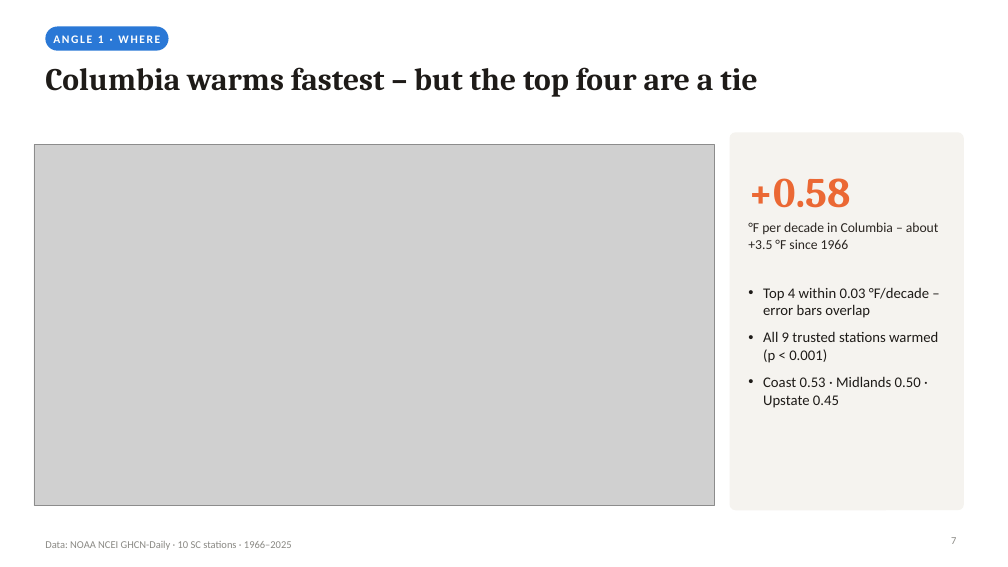
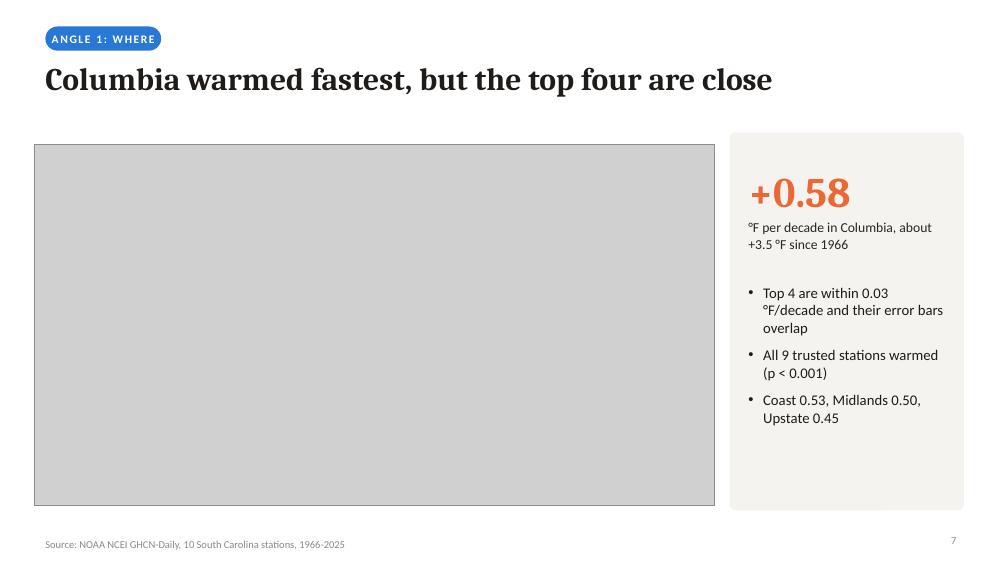
Before and after one commit to GITGUD360/P1-data-analysis-and-visualization, a slide deck: slide 7 of presentation/SC_Climate_Presentation.pptx. Drawn at 1008x567 pixels with LibreOffice and Linux fonts; fonts in the diff are those of the drawing; grey boxes stand for pictures. Boxes give left, top, right and bottom in pixels: in the first picture for what was removed or moved away, otherwise in the second. Text is boxed around its words. In the diff, an @@ line names an element or a change of style, - is before the commit and + after.

```diff
--- a/presentation/SC_Climate_Presentation.pptx
+++ b/presentation/SC_Climate_Presentation.pptx
@@ rounded rectangle: place and size @@
-rounded rectangle at [45, 26, 169, 51]
+rounded rectangle at [45, 26, 161, 51]
@@ text at [52, 35, 155, 43]: text changed @@
-ANGLE 1 · WHERE
+ANGLE 1: WHERE
@@ title at [45, 67, 773, 97]: text changed @@
-Columbia warms fastest – but the top four are a tie
+Columbia warmed fastest, but the top four are close
@@ text at [748, 222, 932, 249]: text changed @@
-°F per decade in Columbia – about +3.5 °F since 1966
+°F per decade in Columbia, about +3.5 °F since 1966
@@ text at [763, 287, 943, 336]: text changed @@
-• Top 4 within 0.03 °F/decade – error bars overlap
+• Top 4 are within 0.03 °F/decade and their error bars overlap
@@ text at [763, 394, 921, 426]: text changed @@
-• Coast 0.53 · Midlands 0.50 · Upstate 0.45
+• Coast 0.53, Midlands 0.50, Upstate 0.45
@@ text at [45, 541, 345, 550]: text changed @@
-Data: NOAA NCEI GHCN-Daily · 10 SC stations · 1966–2025
+Source: NOAA NCEI GHCN-Daily, 10 South Carolina stations, 1966-2025
```
Also in this commit, not shown: 15 other slides changed, 23 other files.
